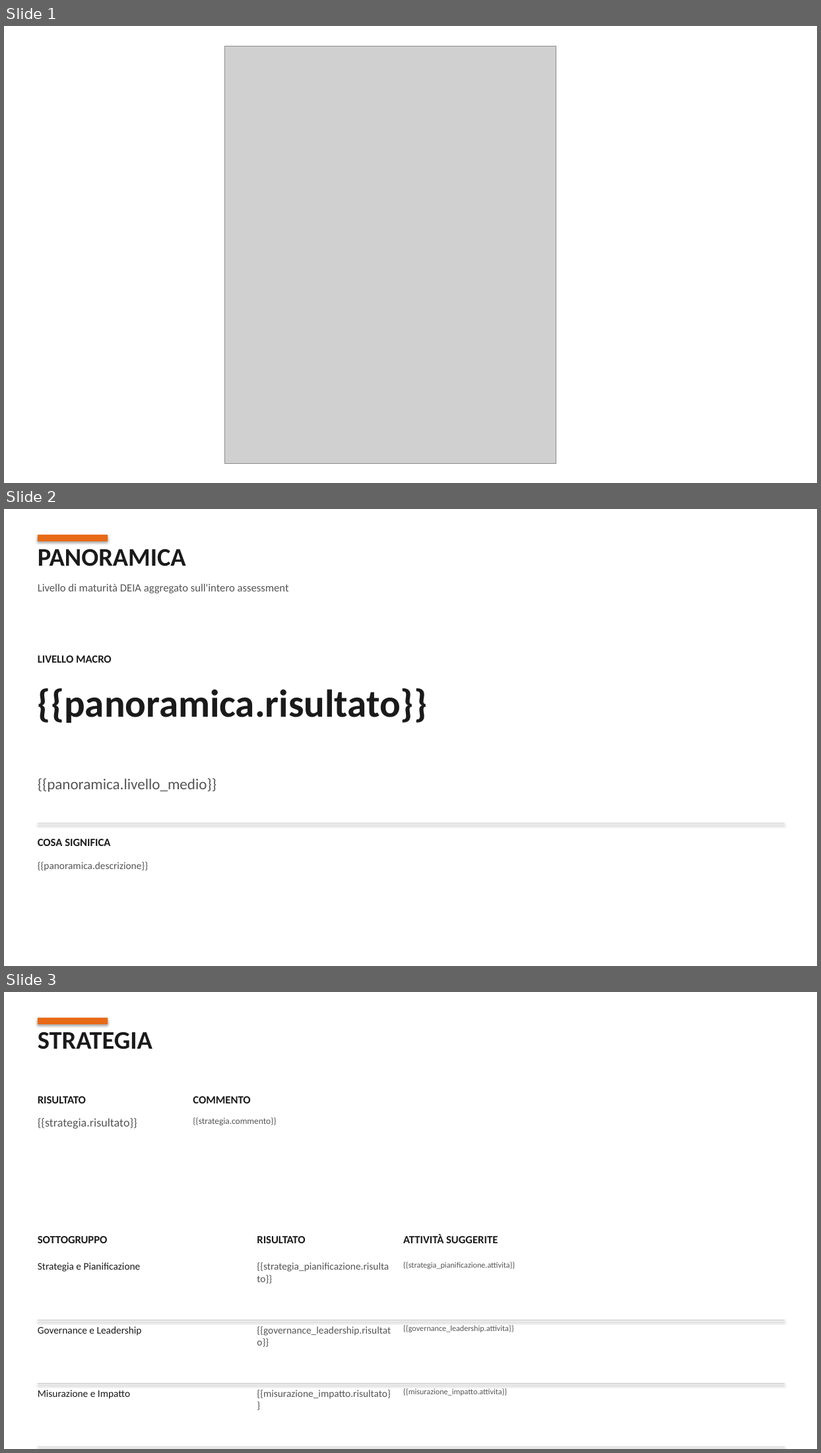
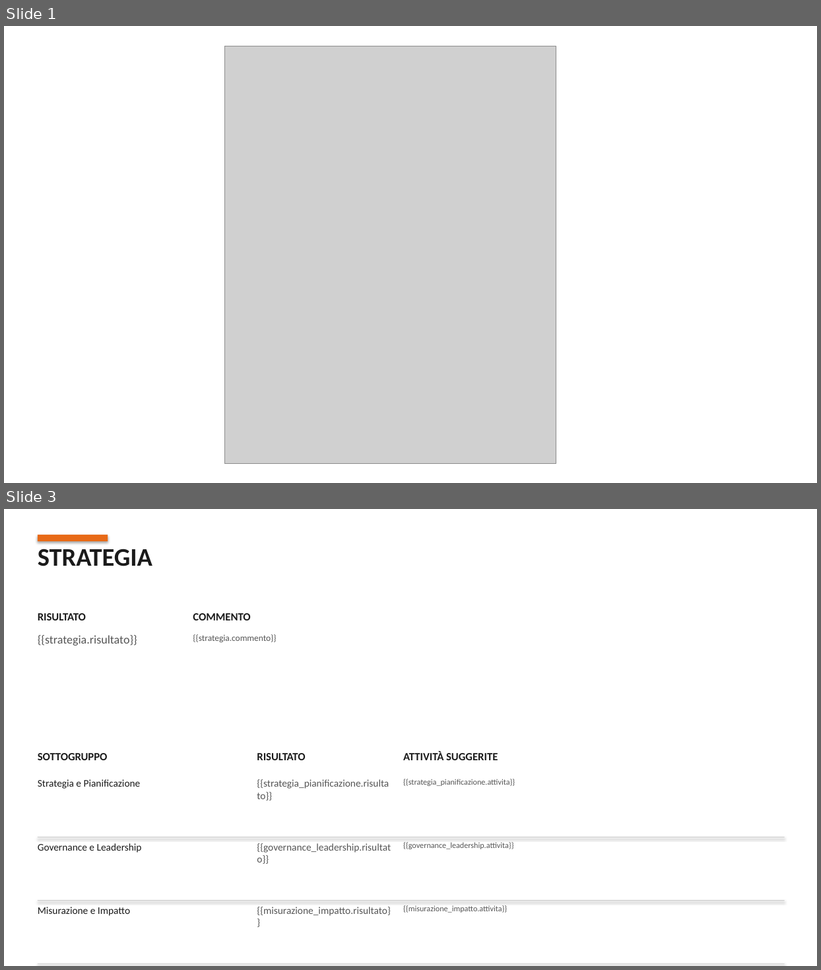
Before and after one commit to Frenz86/OsservatorioGalactica, a slide deck: template_esempio.pptx. Shown one above the other, each under a label of ours: slides 1, 2 and 3 before the commit, slides 1 and 3 after it; the slides between them are not shown. The pictures are 821x1453 and 821x970 pixels, drawn with LibreOffice and Linux fonts; fonts in the diff are those of the drawing; grey boxes stand for pictures. Boxes give left, top, right and bottom in pixels: in the first picture for what was removed or moved away, otherwise in the second. Text is boxed around its words. In the diff, an @@ line names an element or a change of style, - is before the commit and + after.

```diff
--- a/template_esempio.pptx
+++ b/template_esempio.pptx
@@ slide 2 removed at box(4, 509, 817, 966), background #FFFFFF @@
@@ rectangle removed at box(38, 535, 108, 541) @@
@@ text removed at box(38, 549, 186, 566) @@
-PANORAMICA
@@ text removed at box(38, 584, 289, 593) @@
-Livello di maturità DEIA aggregato sull'intero assessment
@@ text removed at box(38, 656, 112, 663) @@
-LIVELLO MACRO
@@ text removed at box(38, 689, 428, 723) @@
-{{panoramica.risultato}}
@@ text removed at box(38, 778, 217, 792) @@
-{{panoramica.livello_medio}}
@@ rectangle removed at box(38, 823, 785, 824) @@
@@ text removed at box(38, 839, 110, 846) @@
-COSA SIGNIFICA
@@ text removed at box(38, 862, 148, 871) @@
-{{panoramica.descrizione}}
```
Also in this commit, not shown: 1 slide added, 4 other files.
